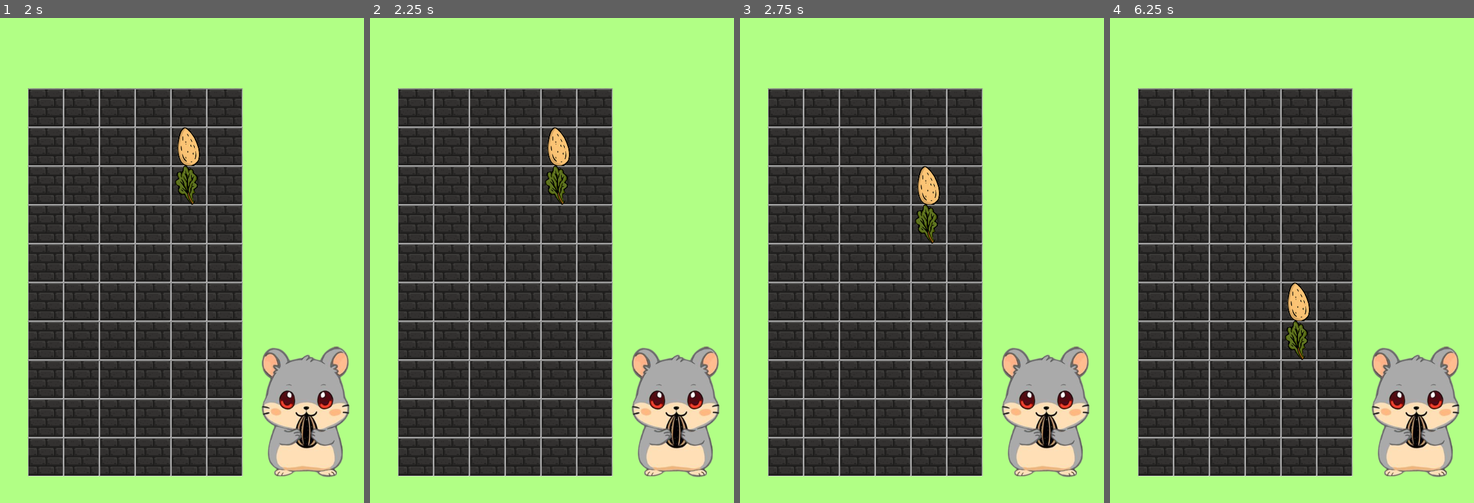
Above: before the commit, frames 1-4 (left to right).
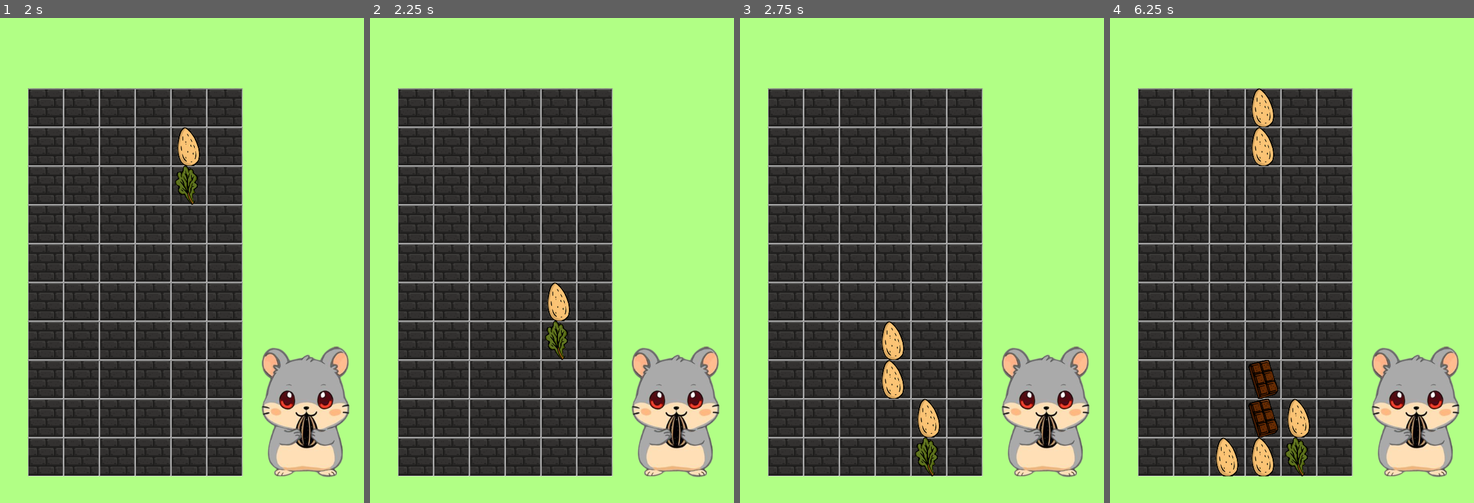
Above: after the commit, the same moments.

Repository: fnc/nam-nam
Game: Godot game, scene res://main_menu.tscn
The game is run twice, just before and just after one commit, with the same random seed, the same clock (stepped at 60 frames per second) and the same inputs.
Inputs:
- Up to frame 1 (2 s): click "PLAY" at 0.5 s; tap Enter at 1.25 s; hold Right (ui_right) from 1.28 s (still down)
- Up to frame 2 (2.25 s): tap Space at 2 s; release Right (ui_right) at 2.03 s; hold Down (ui_down) from 2.03 s (still down)
- Up to frame 3 (2.75 s): keep holding Down (ui_down)
- Up to frame 4 (6.25 s): release Down (ui_down) at 2.78 s; hold Right (ui_right) 2.78-3.53 s; tap Enter at 3.5 s; hold Up (ui_up) 3.53-4.28 s; tap Space at 4.25 s; hold Left (ui_left) 4.28-5.78 s; hold Down (ui_down) from 5.78 s (still down)

Frame 1 is identical in both runs. In frame 2, 1.4% of the frame differs, in the area x 48-55%, y 22-71%; in frame 3, 2.1%; in frame 4, 3.8%, in the area x 28-55%, y 14-95%.

Commit message:
speedup with down arrow key

Diff:
--- a/src/game_manager.gd
+++ b/src/game_manager.gd
@@ -14,6 +14,9 @@
 var Block_scene = preload("res://block.tscn")  # Replace with actual Block scene
 
 var current_blocks = []
+
+var block_moving = false  # Mutex-like flag
+
 
 # Called when the scene loads
 func _ready():
@@ -34,27 +37,30 @@
 	spawn_Block_pair()
 
 func _process(_delta):
+	var speed_coef = 1
 	if Input.is_action_just_pressed("ui_left"):
 		print("Left key was just pressed")
 		if can_move(Vector2(-1, 0)):  # Check boundaries before moving
 			for block in current_blocks:
 				var target_pos = block.grid_pos + Vector2(-1, 0)
-				move_Block(block.grid_pos, target_pos)
+				move_Block(block, target_pos)
 
 	elif Input.is_action_just_pressed("ui_right"):
 		print("Right key was just pressed")
 		if can_move(Vector2(1, 0)):  # Check boundaries before moving
 			for block in current_blocks:
 				var target_pos = block.grid_pos + Vector2(1, 0)
-				move_Block(block.grid_pos, target_pos)
+				move_Block(block, target_pos)
 
 	elif Input.is_action_just_pressed("ui_up"):  # Handle rotation
 		print("Rotate key was just pressed")
 		if can_rotate():  # Check if rotation is valid
 			rotate_blocks()
+	elif Input.is_action_pressed("ui_down"):
+		speed_coef = 0.05
 
 	time_elapsed += _delta
-	if time_elapsed >= gravity_interval:
+	if time_elapsed >= gravity_interval * speed_coef :
 		apply_gravity()
 		time_elapsed = 0.0  # Reset timer
 		print("Gravity applied!")
@@ -92,7 +98,6 @@
 		rotated_positions.append(target_pos)
 
 	return rotated_positions
-
 
 # Function to spawn new Blocks at the top center of the grid
 func spawn_Block_pair():
@@ -116,37 +121,39 @@
 func apply_gravity():
 	var block_moved = false
 	var new_pair_needed = false
-	for x in range(int(grid_size.x)):  # Loop through each column
-		for y in range(int(grid_size.y)):  # Start from second-to-last row, moving up
+	for x in range(grid_size.x):  # Loop through each column
+		for y in range(grid_size.y):  # Start from second-to-last row, moving up
 			if board[x][y] != null:  # If Puyo exists here
 				var target_y = y - 1
 				if target_y >= 0 and board[x][target_y] == null:  # Ensure valid row and empty below
-					move_Block(Vector2(x, target_y + 1), Vector2(x, target_y))
+					move_Block(board[x][target_y + 1], Vector2(x, target_y))
 					block_moved = true
 					#target_y += 1  # Keep moving down until blocked
 	if !block_moved:
 		if !check_for_matches():
 			spawn_Block_pair()
 
-
-
 # Moves a Block from one grid cell to another
-func move_Block(from_pos: Vector2, to_pos: Vector2):
-	var Block = board[from_pos.x][from_pos.y]
+func move_Block(Block: Variant, to_pos: Vector2):
+	if block_moving:
+		return  # Prevent overlapping operations
+
+	block_moving = true  # Lock movement process
 	if Block:
 		Block.position = grid_manager.get_cell_center(to_pos.x, to_pos.y)
+		board[Block.grid_pos.x][Block.grid_pos.y] = null
 		Block.grid_pos = to_pos
-
-		board[from_pos.x][from_pos.y] = null
 		board[to_pos.x][to_pos.y] = Block
+	block_moving = false  # Unlock after movement
+
 
 # Function to check for matches (connected groups of same color). Returns true if matches existed
 func check_for_matches() -> bool:
 	var matches = []
 	var checked_cells = {}
 
-	for x in range(int(grid_size.x)):
-		for y in range(int(grid_size.y)):
+	for x in range(grid_size.x):
+		for y in range(grid_size.y):
 			if board[x][y] and not checked_cells.has(Vector2(x, y)):
 				var connected = find_connected_Blocks(Vector2(x, y))
 				if connected.size() >= 4:
@@ -204,7 +211,6 @@
 	# Check if the position is occupied in the board matrix
 	return board[pos.x][pos.y] != null  # Or any value that represents a filled cell
 
-
 func rotate_blocks():
 	# Choose a pivot block (usually the first in the group)
 	var pivot = current_blocks[0]
@@ -222,4 +228,4 @@
 
 	# Apply the new positions after validation
 	for i in range(current_blocks.size()):
-		move_Block(current_blocks[i].grid_pos, new_positions[i])
+		move_Block(current_blocks[i], new_positions[i])
